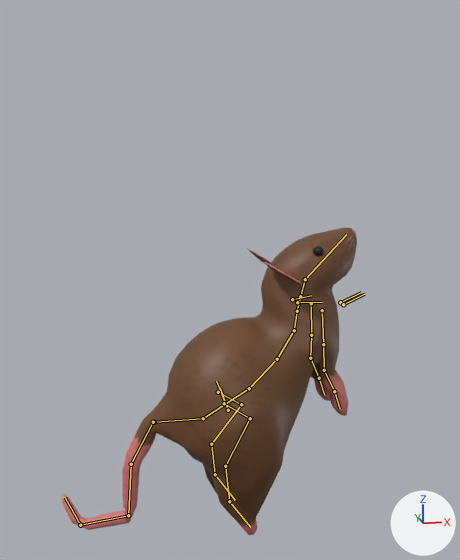
The Blender file ProyectoRata/Codificacion/Proyecto Rata/Assets/Prefab/Personajes/RataV1/rata_salto.blend: old version first, new version second.
Camera for both pictures: a 50 mm camera at (6.71, -10.3, 6.06) aimed at (8.9, 0.05, 3.49). The axes (+X, +Y, +Z) are drawn at lower right. The lights are the same throughout. Both versions are drawn at frame 22 of the action 'metarigAction'; the numbers are the values there. The bones that bend it are drawn over the model as lines.
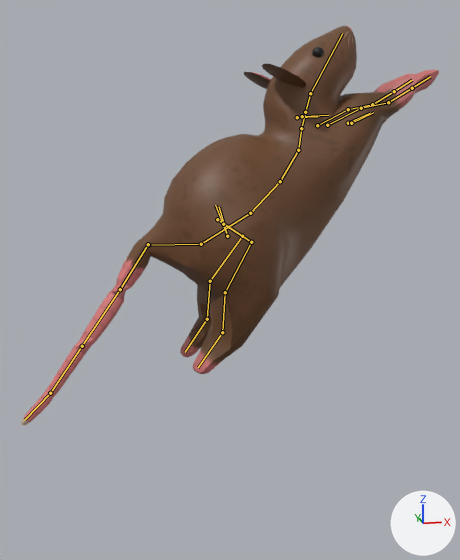
Pixel boxes [x1, y1, x2, y2] of what changed, in the pictures (460 x 560 px):
'Cube', posed (41% wider, 30% taller): before [61, 228, 357, 535]; after [21, 26, 439, 426]
bone 'Espina1', root to tip: before (154, 422) to (203, 418); after (148, 245) to (201, 244)
bone 'Cola1', root to tip: before (153, 422) to (131, 464); after (148, 244) to (120, 289)
bone 'Cola2', root to tip: before (131, 464) to (128, 515); after (120, 289) to (82, 346)
bone 'Cola3', root to tip: before (128, 515) to (80, 525); after (82, 346) to (50, 393)
bone 'Cola4', root to tip: before (80, 525) to (65, 497); after (50, 393) to (24, 420)
bone 'Cabeza', root to tip: before (305, 279) to (346, 234); after (310, 93) to (342, 33)
bone 'front_thigh.L', root to tip: before (311, 303) to (311, 335); after (317, 125) to (348, 109)
bone 'front_shin.L', root to tip: before (311, 335) to (310, 358); after (348, 109) to (372, 104)
bone 'PiernaDerechaFrontal1', root to tip: before (322, 310) to (323, 344); after (327, 125) to (361, 108)
bone 'PiernaDerechaFrontal2', root to tip: before (323, 344) to (324, 370); after (361, 108) to (388, 102)
bone 'foot.L', root to tip: before (211, 444) to (215, 474); after (210, 281) to (207, 319)
bone 'toe.L', root to tip: before (215, 474) to (235, 500); after (207, 319) to (185, 352)
bone 'PiernaDerechaTrasera3', root to tip: before (225, 466) to (229, 501); after (225, 292) to (222, 332)
bone 'PieDerechoTrasero', root to tip: before (229, 501) to (250, 527); after (222, 332) to (198, 367)

The change in detail:
Bone 'Espina1' (bone_espina1) moves from (0.0, 3.318, -1.983) to (0.0, 3.558, -3.447).
Bone 'Cola1' (bone_cola1) turns from (-68, 0, 0) to (-64, -5, 11) degrees about its own x, y and z.
Bone 'Cola2' (bone_cola2) turns from (-26, 18, -16) to (-10, 118, -2) degrees about its own x, y and z.
Bone 'Cola3' (bone_cola3) turns from (74, 16, 67) to (47, 81, 47) degrees about its own x, y and z.
Bone 'Cola4' (bone_cola4) turns from (41, 5, 67) to (-13, -38, -12) degrees about its own x, y and z.
Bone 'Cabeza' (bone_cabeza) turns from (22, 1, 0) to (7, 0, 0) degrees about its own x, y and z.
Bone 'front_thigh.L' (bone_front_thigh_l) moves from (0.0, -0.003, 0.001) to (0.0, 0.001, -0.006).
Bone 'front_thigh.L' (bone_front_thigh_l) turns from (31, 2, -1) to (-80, -1, 5) degrees about its own x, y and z.
Bone 'front_shin.L' (bone_front_shin_l) moves from (-0.011, 0.112, 0.004) to (-0.028, 0.303, 0.016).
Bone 'front_shin.L' (bone_front_shin_l) turns from (47, 4, 0) to (59, 5, 1) degrees about its own x, y and z.
Bone 'PiernaDerechaFrontal1' (bone_piernaderechafrontal1) moves from (0.0, 0.003, -0.001) to (0.0, -0.001, 0.006).
Bone 'PiernaDerechaFrontal1' (bone_piernaderechafrontal1) turns from (32, -1, -1) to (-80, 4, -1) degrees about its own x, y and z.
Bone 'PiernaDerechaFrontal2' (bone_piernaderechafrontal2) moves from (0.011, 0.115, 0.011) to (0.03, 0.309, 0.024).
Bone 'PiernaDerechaFrontal2' (bone_piernaderechafrontal2) turns from (47, -4, -2) to (59, -4, -4) degrees about its own x, y and z.
Bone 'foot.L' (bone_foot_l) moves from (0.003, 0.013, -0.039) to (0.004, 0.013, -0.043).
Bone 'foot.L' (bone_foot_l) turns from (75, 6, 19) to (85, 4, 21) degrees about its own x, y and z.
Bone 'toe.L' (bone_toe_l) moves from (0.001, -0.093, -0.067) to (0.002, -0.269, -0.195).
Bone 'toe.L' (bone_toe_l) turns from (17, -1, 0) to (-40, 0, -1) degrees about its own x, y and z.
Bone 'PiernaDerechaTrasera3' (bone_piernaderechatrasera3) moves from (0.005, -0.011, 0.04) to (0.006, -0.012, 0.043).
Bone 'PiernaDerechaTrasera3' (bone_piernaderechatrasera3) turns from (75, 2, -12) to (85, 3, -14) degrees about its own x, y and z.
Bone 'PieDerechoTrasero' (bone_piederechotrasero) moves from (0.001, -0.09, -0.078) to (0.003, -0.216, -0.186).
Bone 'PieDerechoTrasero' (bone_piederechotrasero) turns from (17, -2, 1) to (-40, 1, -5) degrees about its own x, y and z.
